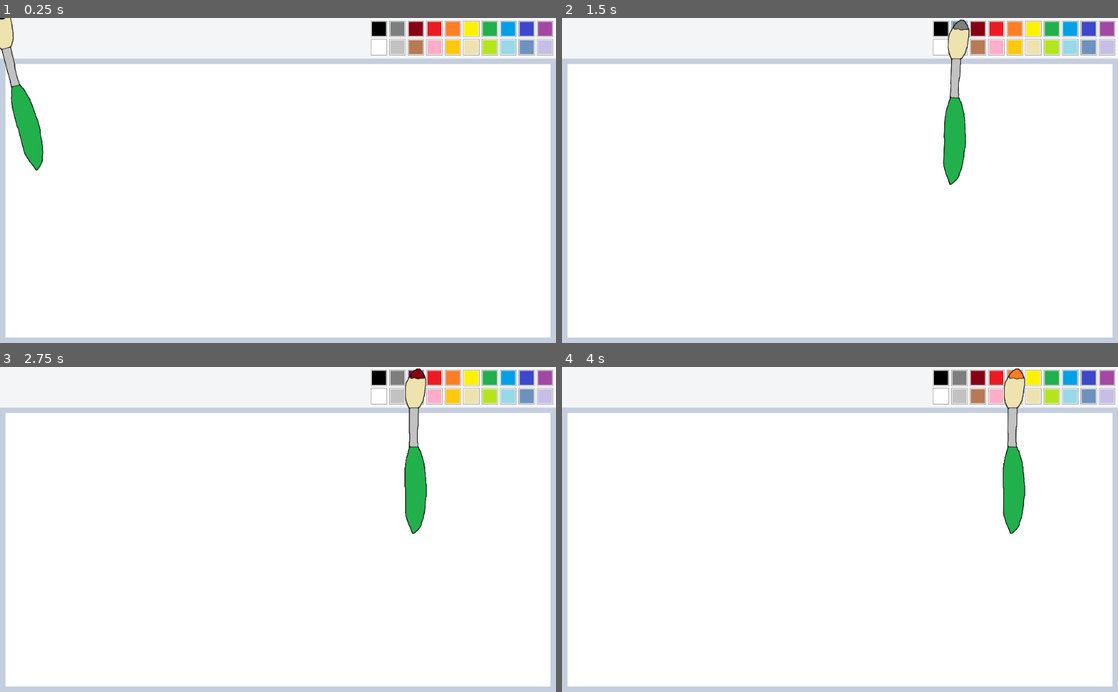
Above: before the commit, frames 1-4 (two rows, left to right).
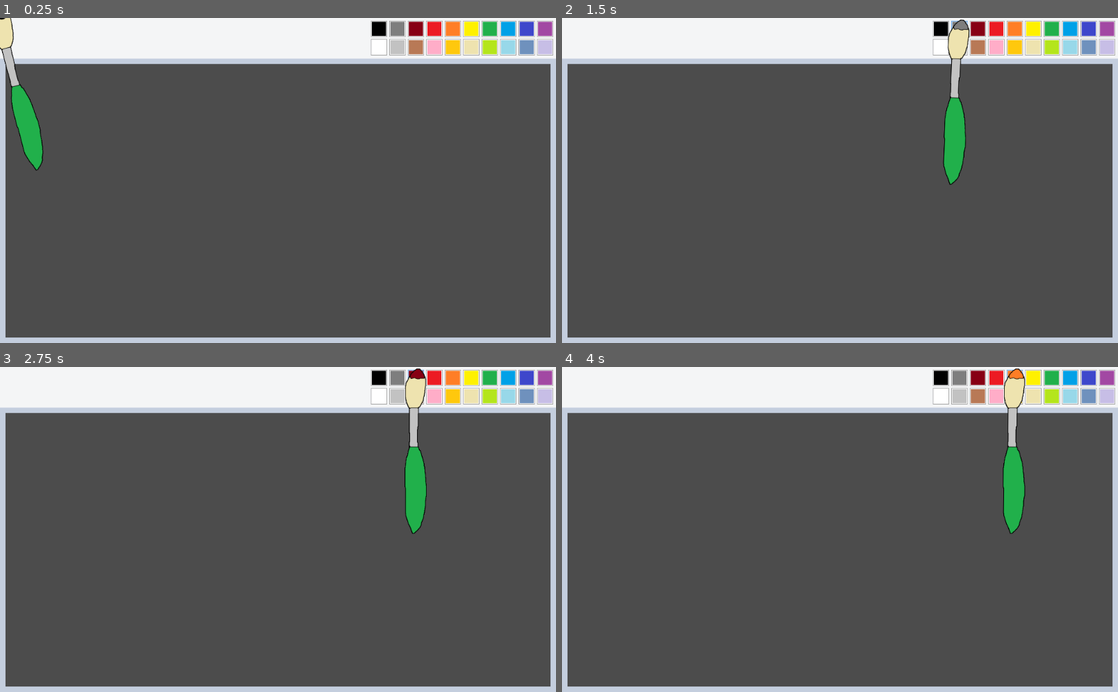
Above: after the commit, the same moments.

Repository: mariothedog/MS-Pain
Game: Godot game, scene res://Level/Level.tscn
The game is run twice, just before and just after one commit, with the same random seed, the same clock (stepped at 60 frames per second) and the same inputs.
Inputs (mouse positions are in pixels of both pictures, inside the frame that each line leads up to):
- Up to frame 1 (0.25 s): no input
- Up to frame 2 (1.5 s): click (940, 27) at 0.5 s; click (956, 27) at 1.25 s
- Up to frame 3 (2.75 s): click (417, 376) at 2 s
- Up to frame 4 (4 s): click (995, 376) at 2.75 s; click (1012, 376) at 3.5 s

The runs differ from the first frame. In frame 1, 82% of the frame differs, in the area x 1-99%, y 14-99%; in frame 2, 82%; in frame 3, 82%; in frame 4, 82%.

Commit message:
Added drawing.

Diff:
--- a/Brush/Brush.gd
+++ b/Brush/Brush.gd
@@ -1,6 +1,4 @@
 extends KinematicBody2D
-
-var brush_colour = Color(0, 0, 0, 1)
 
 var brush_textures = {
 	Color(0, 0, 0, 1) : preload("res://Brush/Art/Black Brush.png"),
@@ -34,7 +32,7 @@
 	position = lerp(position, target_position, 0.5)
 
 func change_colour(colour):
-	brush_colour = colour
+	global.brush_colour = colour
 
 	var rounded_colour = Color(stepify(colour.r, 0.000001), stepify(colour.g, 0.000001), stepify(colour.b, 0.000001), 1)
 	$Sprite.texture = brush_textures[rounded_colour]
--- a/Global.gd
+++ b/Global.gd
@@ -1 +1,3 @@
 extends Node
+
+var brush_colour = Color(0, 0, 0, 1)
--- /dev/null
+++ b/UI/ColorRect3.gd
@@ -0,0 +1,44 @@
+extends ColorRect
+
+# Credit to https://godotengine.org/qa/24621/painting-game-persist-drawing
+
+const circle_connecting_gap = 5
+
+var _pen = null
+var _prev_mouse_pos = Vector2()
+
+func _ready():
+	var viewport = Viewport.new()
+	var rect = get_rect()
+	viewport.size = rect.size
+	viewport.usage = Viewport.USAGE_2D
+	viewport.render_target_clear_mode = Viewport.CLEAR_MODE_ONLY_NEXT_FRAME
+	viewport.render_target_v_flip = true
+
+	_pen = Node2D.new()
+	viewport.add_child(_pen)
+	_pen.connect("draw", self, "_on_draw")
+
+	add_child(viewport)
+
+	# Use a sprite to display the result texture
+	var rt = viewport.get_texture()
+	var board = TextureRect.new()
+	board.set_texture(rt)
+	add_child(board)
+
+func _process(_delta):
+	_pen.update()
+
+func _on_draw():
+	var mouse_pos = get_local_mouse_position()
+
+	if Input.is_action_pressed("draw"):
+		if _prev_mouse_pos == mouse_pos:
+			_pen.draw_circle(mouse_pos, 10, global.brush_colour)
+		else:
+			for i in range(0, _prev_mouse_pos.distance_to(mouse_pos), circle_connecting_gap):
+				var offset = _prev_mouse_pos.direction_to(mouse_pos) * i
+				_pen.draw_circle(_prev_mouse_pos + offset, 10, global.brush_colour)
+
+	_prev_mouse_pos = mouse_pos
--- a/UI/MS Pain.tscn
+++ b/UI/MS Pain.tscn
@@ -1,7 +1,8 @@
-[gd_scene load_steps=3 format=2]
+[gd_scene load_steps=4 format=2]
 
 [ext_resource path="res://UI/Colour Button.tscn" type="PackedScene" id=1]
 [ext_resource path="res://UI/MS Pain.gd" type="Script" id=2]
+[ext_resource path="res://UI/ColorRect3.gd" type="Script" id=3]
 
 [node name="MS Pain" type="CanvasLayer"]
 layer = -1
@@ -232,6 +233,7 @@
 margin_top = 10.0
 margin_right = 1014.0
 margin_bottom = 515.0
-__meta__ = {
-"_edit_use_anchors_": false
-}
+script = ExtResource( 3 )
+__meta__ = {
+"_edit_use_anchors_": false
+}
--- a/project.godot
+++ b/project.godot
@@ -23,6 +23,14 @@
 
 global="*res://Global.gd"
 
+[input]
+
+draw={
+"deadzone": 0.5,
+"events": [ Object(InputEventMouseButton,"resource_local_to_scene":false,"resource_name":"","device":0,"alt":false,"shift":false,"control":false,"meta":false,"command":false,"button_mask":0,"position":Vector2( 0, 0 ),"global_position":Vector2( 0, 0 ),"factor":1.0,"button_index":1,"pressed":false,"doubleclick":false,"script":null)
+ ]
+}
+
 [rendering]
 
 environment/default_environment="res://default_env.tres"
